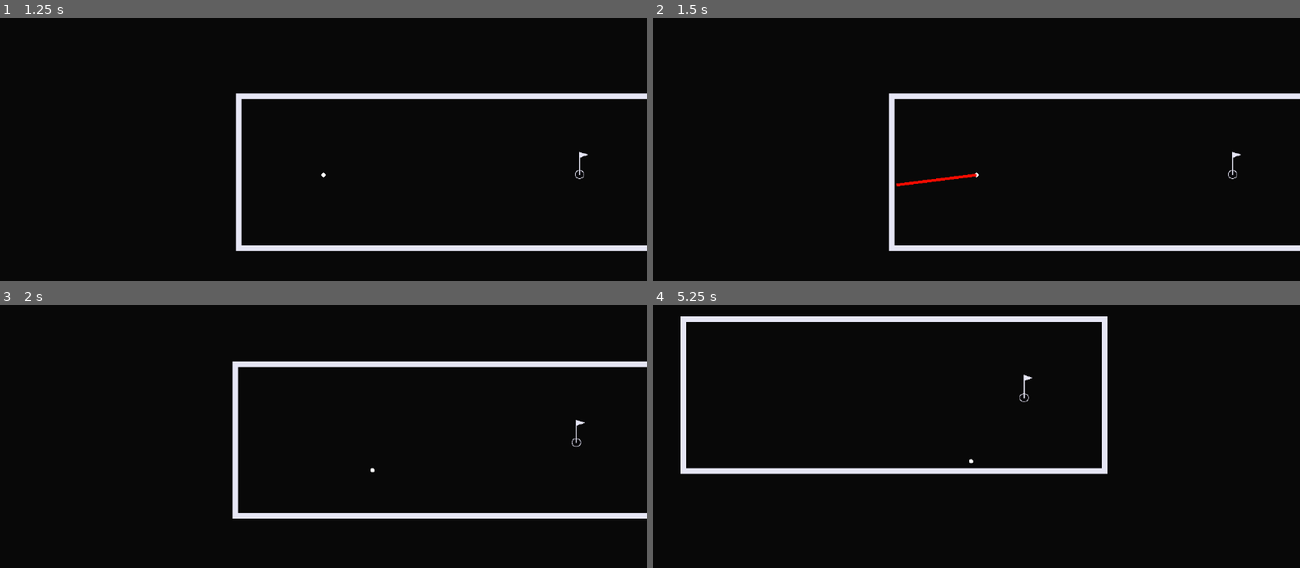
Above: before the commit, frames 1-4 (two rows, left to right).
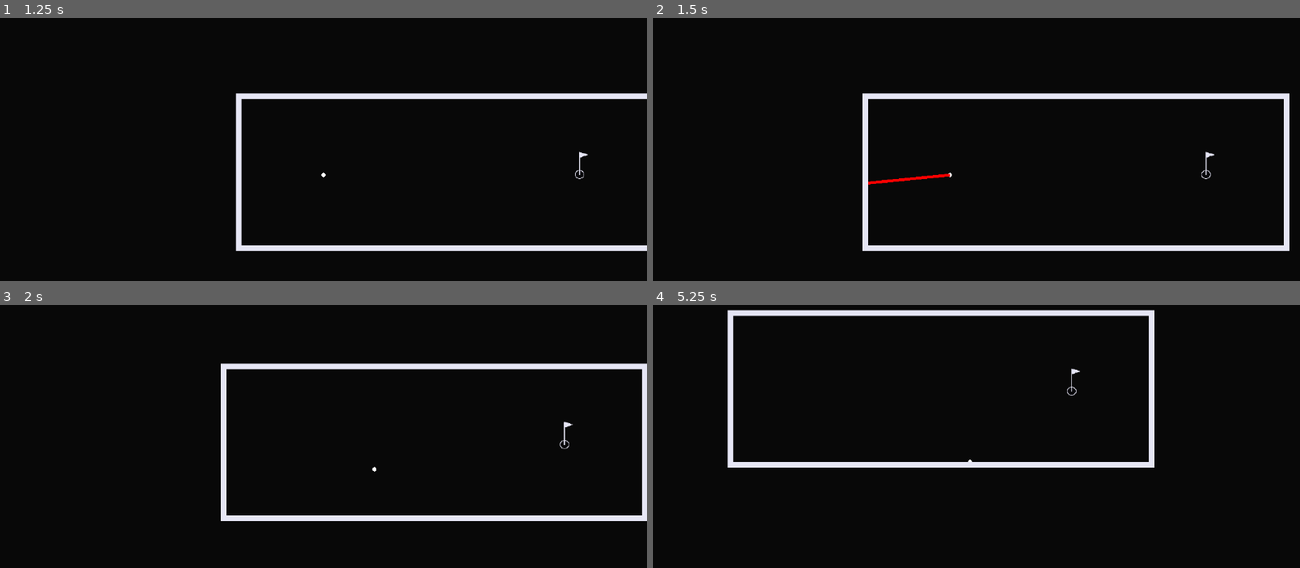
Above: after the commit, the same moments.

Repository: Renovare10/dimensional-golf
Game: Godot game, scene res://ui/MainMenu.tscn
Same seed, same stepped clock (60 frames per second), same inputs: the game is played once before the commit and once after it.
Inputs (mouse positions are in pixels of both pictures, inside the frame that each line leads up to):
- Up to frame 1 (1.25 s): click "Play" at 0.5 s
- Up to frame 2 (1.5 s): tap Enter at 1.25 s; move the mouse to (1118, 157) at 1.27 s; hold Right (ui_right) from 1.28 s (still down); hold Shift from 1.28 s (still down); click (1118, 157) at 1.42 s
- Up to frame 3 (2 s): keep holding Right (ui_right); keep holding Shift; tap Up (ui_up) at 1.52, 1.55, 1.82 s
- Up to frame 4 (5.25 s): release Right (ui_right) at 2 s; release Shift at 2 s; drag from (847, 481) to (1222, 441) at 2.02 s; move the mouse to (1041, 381) at 2.77 s; hold Left (ui_left) 2.78-3.5 s; hold Q (switch_layer_next) 2.78-3.5 s; click (1041, 381) at 2.92 s; tap Up (ui_up) at 3.05, 4.52, 4.55, 4.82 s; drag from (944, 533) to (782, 407) at 3.52 s; move the mouse to (1170, 515) at 4.27 s; hold Right (ui_right) 4.28-5 s; hold Shift 4.28-5 s; click (1170, 515) at 4.42 s; drag from (782, 407) to (1015, 397) at 5.02 s

Frame 1 is identical in both runs. In frame 2, 2.2% of the frame differs, in the area x 32-100%, y 28-89%; in frame 3, 4.5%; in frame 4, 8.1%, in the area x 4-78%, y 1-65%.

Commit message:
Updated the camera system

Diff:
--- a/camera/camera.gd
+++ b/camera/camera.gd
@@ -1,44 +1,232 @@
-# BallFollowCamera.gd
 extends Camera2D
-
-@export var ball_group: String = "ball"              # ← matches your GolfBall group
-@export var follow_speed: float = 5.0                # higher = faster catch-up (3–8 feels good)
-@export var look_ahead_factor: float = 0.35         # 0 = strict center, 0.5–0.8 = looks ahead in direction of movement
-@export var min_distance_to_snap: float = 4.0       # if ball is very close to center, don't move camera
-@export var smoothing_enabled: bool = true          # set false for instant follow (mostly for debugging)
+class_name HybridCamera
+
+# ==================== FOLLOW MODE ====================
+@export var ball_group: String = "ball"
+@export var follow_speed: float = 5.0
+@export var look_ahead_factor: float = 0.35
+@export var min_distance_to_snap: float = 4.0
+
+# ==================== FREE MODE ====================
+@export_range(1, 20, 0.01) var maxZoom : float = 5.0
+@export_range(0.01, 1, 0.01) var minZoom : float = 0.1
+@export_range(0.01, 0.2, 0.01) var zoomStepRatio : float = 0.1
+@export var baseKeyboardPanSpeed : float = 350
+
+@export_group("Actions")
+@export var panAction : String = "pan"
+@export var zoomInAction : String = "zoom_in"
+@export var zoomOutAction : String = "zoom_out"
+
+@export_group("Mouse")
+@export var zoomToCursor: bool = true
+@export_enum("Auto", "Always", "Never") var useFallbackButtons: String = "Auto"
+@export var panButton : MouseButton = MOUSE_BUTTON_MIDDLE
+@export var zoomInButton : MouseButton = MOUSE_BUTTON_WHEEL_UP
+@export var zoomOutButton : MouseButton = MOUSE_BUTTON_WHEEL_DOWN
+
+@export_group("Smoothing")
+@export_range(0, 0.99, 0.01) var panSmoothing : float = 0.5:
+	set(new_value): panSmoothing = pow(new_value, slider_exponent)
+	get: return panSmoothing
+@export_range(0, 0.99, 0.01) var zoomSmoothing : float = 0.5:
+	set(new_value): zoomSmoothing = pow(new_value, slider_exponent)
+	get: return zoomSmoothing
+
+const slider_exponent : float = 0.25
+const referenceFPS : float = 120.0
+
+# ==================== HYBRID SETTINGS ====================
+@export var inactivity_timeout: float = 4.0
+@export var snap_on_drag_start: bool = true
+@export var tap_threshold_time: float = 0.25
+@export var tap_threshold_dist: float = 12.0
+
+# Internal
+enum CameraMode { FREE, FOLLOW }
+var current_mode: CameraMode = CameraMode.FREE
 
 var target: Node2D = null
-
+var drag_launcher = null
+
+# Free-mode state
+@onready var zoom_goal := zoom
+@onready var position_goal := position
+var fallback_mouse_pan := false
+var fallback_mouse_zoom_in := false
+var fallback_mouse_zoom_out := false
+var last_mouse := Vector2.ZERO
+var zoom_mouse := Vector2.ZERO
+
+var inactivity_timer := 0.0
+
+# Reset on death / level start
+var initial_position: Vector2
+var initial_zoom: Vector2
+var was_launched_last_frame: bool = false
+
+# Middle-click tap detection
+var pan_press_time: float = 0.0
+var pan_press_start_pos: Vector2
 
 func _ready() -> void:
-	make_current()  # make this the active camera
+	make_current()
 	find_ball()
 
-
-func _physics_process(delta: float) -> void:
-	if not target or not is_instance_valid(target):
-		find_ball()
-		return
-
-	var ball_velocity = target.velocity
-	var ball_pos = target.global_position
-
-	# Optional: slight look-ahead in the direction the ball is moving
-	var lookahead_offset = ball_velocity.normalized() * ball_velocity.length() * look_ahead_factor * 0.001
-	var desired_position = ball_pos + lookahead_offset
-
-	# Only move if ball is far enough from current center
-	if global_position.distance_to(desired_position) > min_distance_to_snap:
-		if smoothing_enabled:
-			global_position = global_position.lerp(desired_position, follow_speed * delta)
-		else:
-			global_position = desired_position
-
+	panSmoothing = panSmoothing
+	zoomSmoothing = zoomSmoothing
+
+	# === NEW: Start centered on the ball (and save this as the "reset" view) ===
+	if target:
+		position = target.global_position
+		position_goal = position
+	initial_position = position
+	initial_zoom = zoom
+
+	# Setup safe fallbacks
+	var actions = InputMap.get_actions()
+	var always = useFallbackButtons == "Always"
+	var never = useFallbackButtons == "Never"
+	fallback_mouse_pan = not never and (always or (panAction not in actions))
+	fallback_mouse_zoom_in = not never and (always or (zoomInAction not in actions))
+	fallback_mouse_zoom_out = not never and (always or (zoomOutAction not in actions))
 
 func find_ball() -> void:
 	var balls = get_tree().get_nodes_in_group(ball_group)
 	if balls.size() > 0:
 		target = balls[0] as Node2D
 		if target:
-			# Optional: snap to ball on first find (avoids slow start)
-			global_position = target.global_position
+			drag_launcher = target.get_node_or_null("DragLauncher")
+			was_launched_last_frame = target.has_been_launched
+
+func _process(delta: float) -> void:
+	if not target or not is_instance_valid(target):
+		find_ball()
+		return
+
+	# Detect death/respawn
+	if was_launched_last_frame and not target.has_been_launched:
+		reset_to_start()
+	was_launched_last_frame = target.has_been_launched
+
+	var is_interacting = _is_user_interacting()
+
+	if is_interacting:
+		inactivity_timer = 0.0
+		if current_mode == CameraMode.FOLLOW:
+			current_mode = CameraMode.FREE
+			position_goal = position
+
+	# Drag-to-shoot snaps to follow
+	if snap_on_drag_start and drag_launcher and drag_launcher.is_dragging and not is_interacting:
+		if current_mode != CameraMode.FOLLOW:
+			current_mode = CameraMode.FOLLOW
+
+	# Inactivity timeout
+	if current_mode == CameraMode.FREE:
+		inactivity_timer += delta
+		if inactivity_timer >= inactivity_timeout:
+			current_mode = CameraMode.FOLLOW
+			inactivity_timer = 0.0
+
+	_update_zoom(delta)
+
+	if current_mode == CameraMode.FOLLOW:
+		_do_follow(delta)
+	else:
+		_do_free_pan(delta)
+
+func reset_to_start() -> void:
+	current_mode = CameraMode.FREE
+	position_goal = initial_position
+	zoom_goal = initial_zoom
+	position = initial_position
+	zoom = initial_zoom
+	inactivity_timer = 0.0
+
+func _update_zoom(delta: float) -> void:
+	var k_zoom := pow(zoomSmoothing, referenceFPS * delta)
+	var mouse_pre := to_local(get_canvas_transform().affine_inverse().basis_xform(zoom_mouse))
+	zoom = zoom * k_zoom + (1.0 - k_zoom) * zoom_goal
+	var mouse_post := to_local(get_canvas_transform().affine_inverse().basis_xform(zoom_mouse))
+
+	var zoom_offset := (mouse_pre - mouse_post) if zoomToCursor else Vector2.ZERO
+	if zoom_offset != Vector2.ZERO:
+		position += zoom_offset
+
+func _do_follow(delta: float) -> void:
+	var ball_vel = target.velocity
+	var ball_pos = target.global_position
+	var lookahead = ball_vel.normalized() * ball_vel.length() * look_ahead_factor * 0.001
+	var desired = ball_pos + lookahead
+
+	if global_position.distance_to(desired) > min_distance_to_snap:
+		global_position = global_position.lerp(desired, follow_speed * delta)
+	else:
+		global_position = global_position.lerp(desired, 0.8 * delta)
+
+func _do_free_pan(delta: float) -> void:
+	var k_pan := pow(panSmoothing, referenceFPS * delta)
+
+	var pan_input := Vector2(
+		Input.get_action_strength("ui_right") - Input.get_action_strength("ui_left"),
+		Input.get_action_strength("ui_down") - Input.get_action_strength("ui_up")
+	)
+	var effective_zoom = zoom_goal.x
+	var pan_speed = baseKeyboardPanSpeed / effective_zoom * (2.0 if Input.is_key_pressed(KEY_SHIFT) else 1.0)
+	position_goal += pan_input * pan_speed * delta
+
+	position = position * k_pan + (1.0 - k_pan) * position_goal
+
+func _is_user_interacting() -> bool:
+	var pan_pressed = InputMap.has_action(panAction) and Input.is_action_pressed(panAction)
+	var zoom_in_pressed = InputMap.has_action(zoomInAction) and Input.is_action_just_pressed(zoomInAction)
+	var zoom_out_pressed = InputMap.has_action(zoomOutAction) and Input.is_action_just_pressed(zoomOutAction)
+
+	return (
+		pan_pressed or
+		(fallback_mouse_pan and Input.is_mouse_button_pressed(panButton)) or
+		zoom_in_pressed or
+		zoom_out_pressed
+	)
+
+func _unhandled_input(event: InputEvent) -> void:
+	if not (event is InputEventMouse or event is InputEventAction):
+		return
+
+	var current_mouse := get_local_mouse_position()
+
+	# Middle-click tap → FOLLOW mode
+	if event is InputEventMouseButton and event.button_index == panButton:
+		if event.pressed:
+			pan_press_time = Time.get_ticks_msec() / 1000.0
+			pan_press_start_pos = current_mouse
+		else:
+			var hold_time = (Time.get_ticks_msec() / 1000.0) - pan_press_time
+			var move_dist = (current_mouse - pan_press_start_pos).length()
+			if hold_time < tap_threshold_time and move_dist < tap_threshold_dist:
+				current_mode = CameraMode.FOLLOW
+
+	# Force FREE mode on any zoom input
+	if (InputMap.has_action(zoomInAction) and Input.is_action_just_pressed(zoomInAction)) or \
+	   (InputMap.has_action(zoomOutAction) and Input.is_action_just_pressed(zoomOutAction)):
+		if current_mode == CameraMode.FOLLOW:
+			current_mode = CameraMode.FREE
+			position_goal = position
+
+	# Normal pan (holding + dragging)
+	if (InputMap.has_action(panAction) and Input.is_action_pressed(panAction)) or \
+	   (fallback_mouse_pan and Input.is_mouse_button_pressed(panButton)):
+		position_goal += (last_mouse - current_mouse)
+
+	# Zoom input
+	if Input.is_action_just_pressed(zoomInAction) or (fallback_mouse_zoom_in and Input.is_mouse_button_pressed(zoomInButton)):
+		zoom_goal *= 1.0 / (1.0 - zoomStepRatio)
+		zoom_mouse = get_viewport().get_mouse_position() - get_viewport_rect().size * 0.5
+
+	if Input.is_action_just_pressed(zoomOutAction) or (fallback_mouse_zoom_out and Input.is_mouse_button_pressed(zoomOutButton)):
+		zoom_goal *= (1.0 - zoomStepRatio)
+		zoom_mouse = get_viewport().get_mouse_position() - get_viewport_rect().size * 0.5
+
+	zoom_goal = zoom_goal.clamp(minZoom * Vector2.ONE, maxZoom * Vector2.ONE)
+	last_mouse = current_mouse
--- a/levels/level_06.tscn
+++ b/levels/level_06.tscn
@@ -8,10 +8,6 @@
 
 [node name="Level" type="Node2D" unique_id=1966821203]
 
-[node name="Flag" parent="." unique_id=2137422166 instance=ExtResource("3_ifoay")]
-position = Vector2(-495, 182)
-this_level = 4
-
 [node name="DimensionSystem" parent="." unique_id=1635500330 instance=ExtResource("1_g8tau")]
 position = Vector2(-214, 0)
 
@@ -20,7 +16,7 @@
 
 [node name="Walls" parent="DimensionSystem/Layer0" unique_id=663095074 instance=ExtResource("2_j8rst")]
 position = Vector2(-144, 185)
-points = PackedVector2Array(613, -222, 924.75024, -221.99997, 1073, -68, 1197.5503, -221.99997, 1545.9109, -221.99994, 1693, -78, 1824.8885, -221.99994, 2176, -222, 2176, -30, -19, -30, -19, -222, 337.83817, -222, 467, -81, 613, -222)
+points = PackedVector2Array(613, -222, 924.75024, -221.99997, 1075, -31, 1197.5503, -221.99997, 1545.9109, -221.99994, 1703, -32, 1824.8885, -221.99994, 2176, -222, 2176, -30, -19, -30, -19, -222, 337.83817, -222, 465, -30, 613, -222)
 
 [node name="Layer1" type="Node2D" parent="DimensionSystem" unique_id=839899381]
 position = Vector2(270, -61)
@@ -64,13 +60,6 @@
 position = Vector2(-166, 126)
 points = PackedVector2Array(92, -148, 103, -249, 492, -208, 927, -154, 928, -12, 486, -88, 90, -148)
 
-[node name="Layer8" type="Node2D" parent="DimensionSystem" unique_id=1488604766]
-position = Vector2(-558, 392)
-
-[node name="Walls" parent="DimensionSystem/Layer8" unique_id=1414420577 instance=ExtResource("2_j8rst")]
-position = Vector2(-166, 126)
-points = PackedVector2Array(456, -389, 527, -384, 569, -358, 588, -310, 593, -265, 596, -229, 591, -198, 571, -176, 377, -104, 235, -176, 231, -363, 320, -508, 518, -507, 736, -457, 757, -176, 927, -154, 928, -12, 712, -64, 643, -145, 634, -374, 513, -427, 363, -415, 315, -358, 310, -242, 377, -198, 430, -220, 374, -262, 353, -313, 384, -374, 456, -388)
-
 [node name="Layer7" type="Node2D" parent="DimensionSystem" unique_id=1946441890]
 position = Vector2(672, 609)
 
@@ -113,6 +102,17 @@
 rotation = 1.6920096
 points = PackedVector2Array(767.9974, -30.084396, 751.2038, -93.51921, 762.10925, -169.39456, 988.6022, -170.79161, 983.3799, -48.261078, 771.5938, 49.06147, 768.99, -30.205307)
 
+[node name="Layer8" type="Node2D" parent="DimensionSystem" unique_id=1488604766]
+position = Vector2(-558, 392)
+
+[node name="Walls" parent="DimensionSystem/Layer8" unique_id=1414420577 instance=ExtResource("2_j8rst")]
+position = Vector2(-166, 126)
+points = PackedVector2Array(456, -389, 527, -384, 569, -358, 588, -310, 593, -265, 596, -229, 591, -198, 571, -176, 377, -104, 235, -176, 231, -363, 320, -508, 518, -507, 736, -457, 757, -176, 927, -154, 928, -12, 712, -64, 643, -145, 634, -374, 513, -427, 363, -415, 315, -358, 310, -242, 377, -198, 430, -220, 374, -262, 353, -313, 384, -374, 456, -388)
+
+[node name="Flag" parent="DimensionSystem/Layer8" unique_id=2137422166 instance=ExtResource("3_ifoay")]
+position = Vector2(277, -210)
+this_level = 5
+
 [node name="GolfBall" parent="." unique_id=108662463 instance=ExtResource("4_nox4o")]
 
 [node name="Camera" parent="." unique_id=355739319 instance=ExtResource("5_qadnc")]
